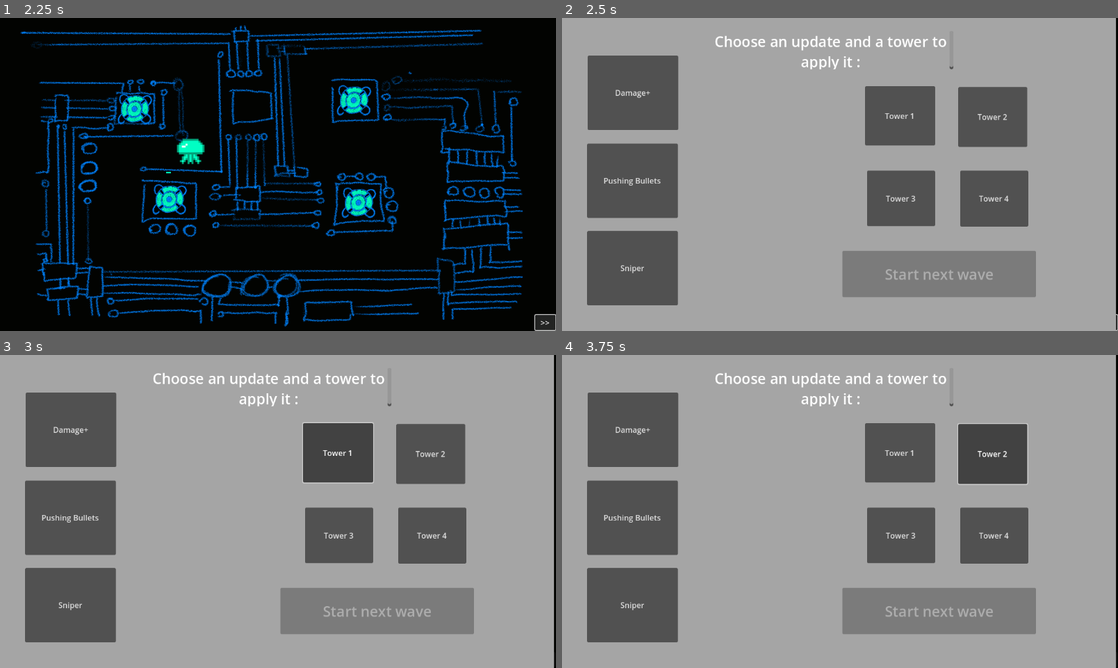
Above: before the commit, frames 1-4 (two rows, left to right).
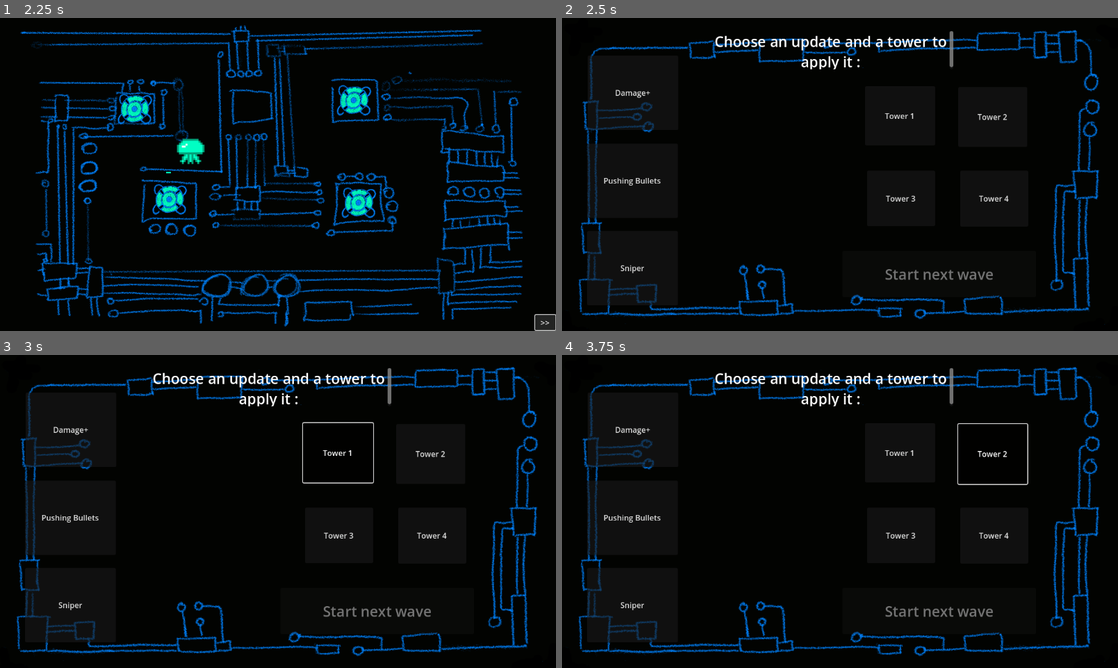
Above: after the commit, the same moments.

Repository: pbagnoud/minijam183
Game: Godot game, scene res://Scenes/main.tscn
Two runs of this game, one before a commit and one after it. Both use one fixed random seed, a clock stepped at 60 frames per second and the inputs below.
Inputs:
- Up to frame 1 (2.25 s): click ">>" at 0.5 s; click ">>" at 1.25 s; click ">>" at 2 s
- Up to frame 2 (2.5 s): no input
- Up to frame 3 (3 s): click "Tower 1" at 2.75 s
- Up to frame 4 (3.75 s): click "Tower 2" at 3.5 s

Frame 1 is identical in both runs. In frame 2, 99% of the frame differs, in the area x 0-100%, y 0-100%; in frame 3, 99%; in frame 4, 99%.

Commit message:
background ajout

Diff:
--- a/minijam183/Scenes/gameover_screen.tscn
+++ b/minijam183/Scenes/gameover_screen.tscn
@@ -1,31 +1,39 @@
-[gd_scene load_steps=2 format=3 uid="uid://bs02vi6vonulu"]
+[gd_scene load_steps=3 format=3 uid="uid://bs02vi6vonulu"]
 
 [ext_resource type="Script" uid="uid://d3iadwece0ebv" path="res://Scripts/gameover_screen.gd" id="1_tej7u"]
+[ext_resource type="Texture2D" uid="uid://35n12xy1ku1n" path="res://Assets/OtherBackgrounds/Background-screens-V1.png" id="2_wx2yo"]
 
 [node name="gameover_screen" type="Node2D"]
 script = ExtResource("1_tej7u")
 
-[node name="Label" type="Label" parent="."]
-offset_left = 472.0
-offset_top = 81.0
-offset_right = 816.0
-offset_bottom = 159.0
-theme_type_variation = &"HeaderLarge"
-text = "Game Over"
-
 [node name="ButtonStart" type="Button" parent="."]
-offset_left = 419.0
-offset_top = 251.0
-offset_right = 749.0
-offset_bottom = 359.0
+offset_left = 699.0
+offset_top = 288.0
+offset_right = 970.0
+offset_bottom = 393.0
 text = "Return to menu"
 
 [node name="ButtonQuit" type="Button" parent="."]
-offset_left = 412.0
+offset_left = 689.0
 offset_top = 410.0
-offset_right = 747.0
+offset_right = 967.0
 offset_bottom = 526.0
 text = "Quit"
 
+[node name="Background" type="Sprite2D" parent="."]
+z_index = -10
+position = Vector2(638, 344)
+scale = Vector2(0.963717, 0.886207)
+texture = ExtResource("2_wx2yo")
+
+[node name="Label" type="Label" parent="."]
+offset_left = 223.0
+offset_top = 146.0
+offset_right = 694.0
+offset_bottom = 321.0
+theme_override_colors/font_color = Color(0.997053, 0.997053, 0.997053, 1)
+theme_override_font_sizes/font_size = 73
+text = "GAME OVER"
+
 [connection signal="pressed" from="ButtonStart" to="." method="_on_button_start_pressed"]
 [connection signal="pressed" from="ButtonQuit" to="." method="_on_button_quit_pressed"]
--- a/minijam183/Scenes/start_screen.tscn
+++ b/minijam183/Scenes/start_screen.tscn
@@ -1,6 +1,7 @@
-[gd_scene load_steps=2 format=3 uid="uid://ddqsy7wjxblkj"]
+[gd_scene load_steps=3 format=3 uid="uid://ddqsy7wjxblkj"]
 
-[ext_resource type="Script" uid="uid://bokao7e6kltbp" path="res://Scripts/start_screen.gd" id="1_i8r30"]
+[ext_resource type="Script" path="res://Scripts/start_screen.gd" id="1_i8r30"]
+[ext_resource type="Texture2D" uid="uid://35n12xy1ku1n" path="res://Assets/OtherBackgrounds/Background-screens-V1.png" id="2_ainjc"]
 
 [node name="StartScreen" type="Control"]
 z_index = 30
@@ -14,19 +15,35 @@
 
 [node name="ButtonStart" type="Button" parent="."]
 layout_mode = 0
-offset_left = 389.0
-offset_top = 138.0
-offset_right = 719.0
-offset_bottom = 246.0
+offset_left = 769.0
+offset_top = 250.0
+offset_right = 976.0
+offset_bottom = 366.0
 text = "Start"
 
 [node name="ButtonQuit" type="Button" parent="."]
 layout_mode = 0
-offset_left = 388.0
-offset_top = 302.0
-offset_right = 723.0
-offset_bottom = 418.0
+offset_left = 753.0
+offset_top = 385.0
+offset_right = 989.0
+offset_bottom = 489.0
 text = "Quit"
+
+[node name="Background" type="Sprite2D" parent="."]
+z_index = -10
+position = Vector2(638, 344)
+scale = Vector2(0.963717, 0.886207)
+texture = ExtResource("2_ainjc")
+
+[node name="Label" type="Label" parent="."]
+layout_mode = 0
+offset_left = 223.0
+offset_top = 146.0
+offset_right = 694.0
+offset_bottom = 321.0
+theme_override_colors/font_color = Color(0.997053, 0.997053, 0.997053, 1)
+theme_override_font_sizes/font_size = 73
+text = "TITRETITRE"
 
 [connection signal="pressed" from="ButtonStart" to="." method="_on_button_start_pressed"]
 [connection signal="pressed" from="ButtonQuit" to="." method="_on_button_quit_pressed"]
--- a/minijam183/Scenes/upgrade_screen.tscn
+++ b/minijam183/Scenes/upgrade_screen.tscn
@@ -1,9 +1,10 @@
-[gd_scene load_steps=5 format=3 uid="uid://fk1sfppmxfiq"]
+[gd_scene load_steps=6 format=3 uid="uid://fk1sfppmxfiq"]
 
 [ext_resource type="Script" uid="uid://b4bakhf1s03xn" path="res://Scripts/upgrade_screen.gd" id="1_o5sws"]
 [ext_resource type="Resource" uid="uid://e2duk4jpubao" path="res://upgrades.tres" id="2_54md0"]
 [ext_resource type="PackedScene" uid="uid://dxayp3yxjjy1j" path="res://Scenes/upgrade_button.tscn" id="4_54md0"]
 [ext_resource type="ButtonGroup" uid="uid://d3m534ofkni8y" path="res://Scenes/button_group_selection_tower.tres" id="4_kfdqr"]
+[ext_resource type="Texture2D" uid="uid://35n12xy1ku1n" path="res://Assets/OtherBackgrounds/Background-screens-V1.png" id="5_54md0"]
 
 [node name="UpgradeScreen" type="Control"]
 z_index = 30
@@ -21,6 +22,7 @@
 upgrades = ExtResource("2_54md0")
 
 [node name="ColorRect" type="ColorRect" parent="."]
+visible = false
 layout_mode = 0
 offset_left = 18.0
 offset_top = -41.0
@@ -112,6 +114,12 @@
 offset_bottom = 556.0
 theme = null
 
+[node name="Background" type="Sprite2D" parent="."]
+z_index = -10
+position = Vector2(656, 313)
+scale = Vector2(0.963717, 0.886207)
+texture = ExtResource("5_54md0")
+
 [connection signal="tree_exited" from="." to="." method="_on_tree_exited"]
 [connection signal="pressed" from="Button_tower_1" to="." method="_on_button_tower_1_pressed"]
 [connection signal="pressed" from="Button_tower_2" to="." method="_on_button_tower_2_pressed"]
Binary file added: minijam183/Assets/OtherBackgrounds/Background-screens-V1.png
Not shown, added: minijam183/Assets/OtherBackgrounds/Background-screens-V1.png.import
